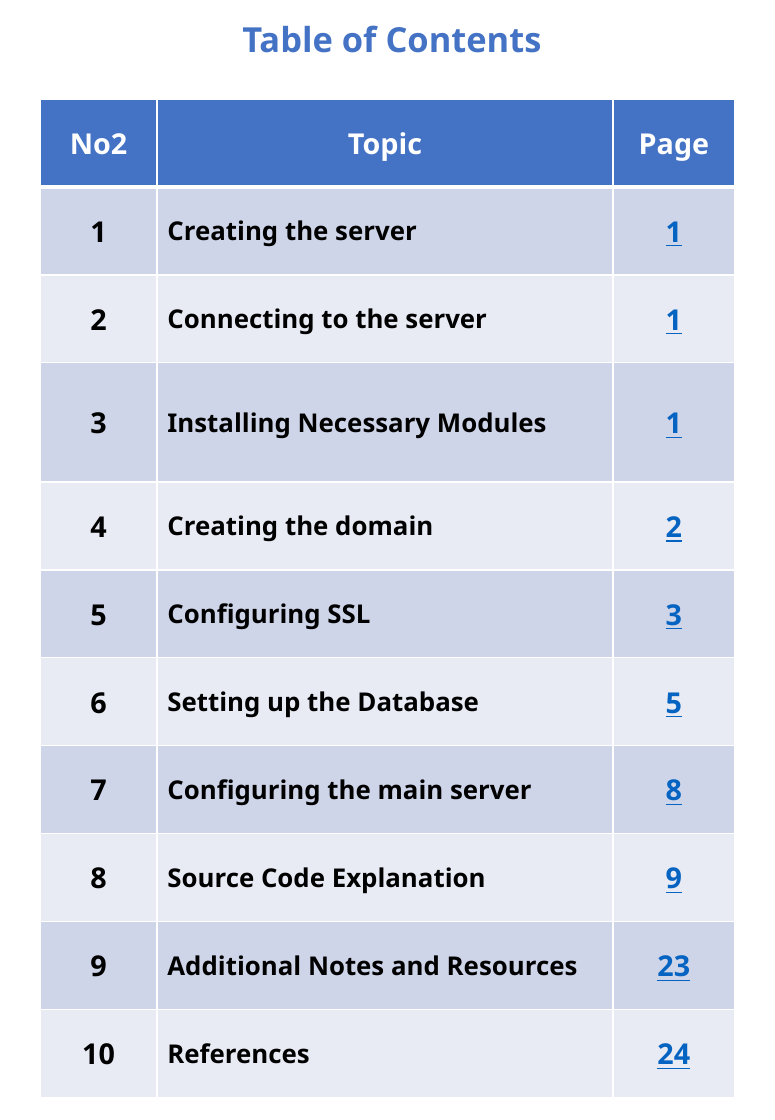
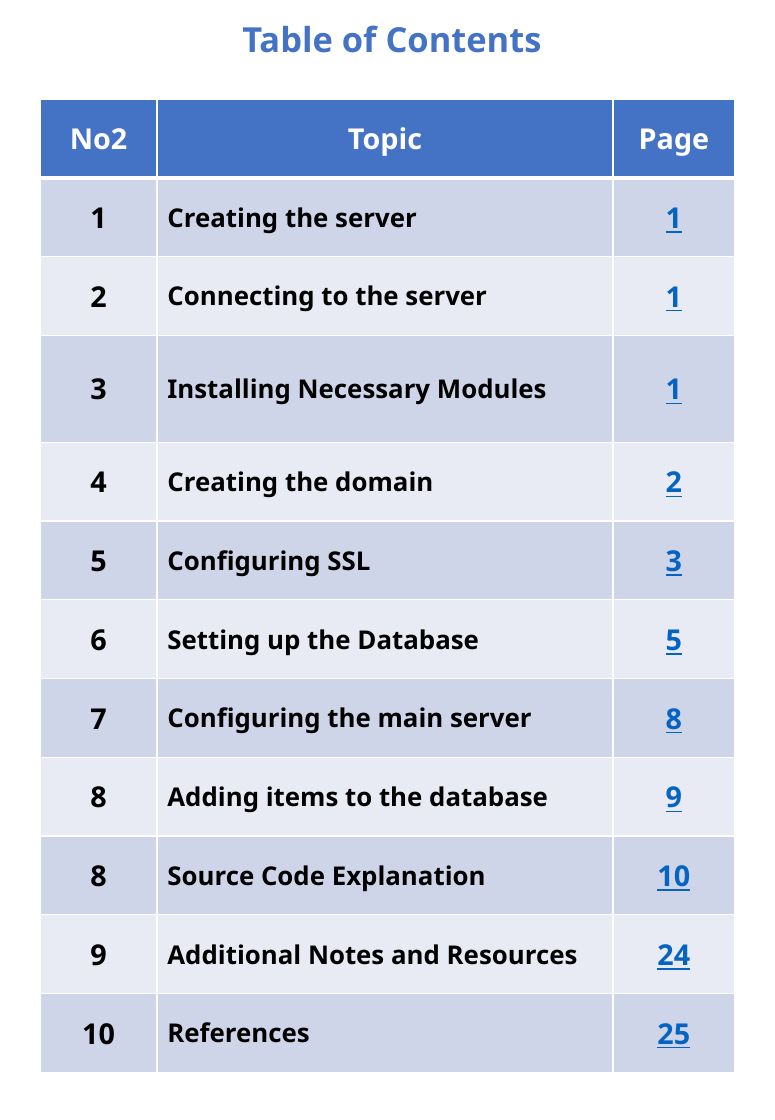
Before and after one commit to Agentgilspy/Food-Ordering-Website, a slide deck: slide 2 of ICT-171 Documentation.pptx. Drawn at 775x1120 pixels with LibreOffice and Linux fonts; fonts in the diff are those of the drawing. Boxes give left, top, right and bottom in pixels: in the first picture for what was removed or moved away, otherwise in the second. Text is boxed around its words. In the diff, an @@ line names an element or a change of style, - is before the commit and + after.

```diff
--- a/ICT-171 Documentation.pptx
+++ b/ICT-171 Documentation.pptx
@@ table at (x1=40, y1=99, x2=735, y2=1073) @@
-row 9: 8 | Source Code Explanation | 9
-row 10: 9 | Additional Notes and Resources | 23
-row 11: 10 | References | 24
+row 9: 8 | Adding items to the database | 9
+row 10: 8 | Source Code Explanation | 10
+row 11: 9 | Additional Notes and Resources | 24
+row 12: 10 | References | 25
```
Also in this commit, not shown: 16 other slides changed, 2 slides added, 1 slide removed.
